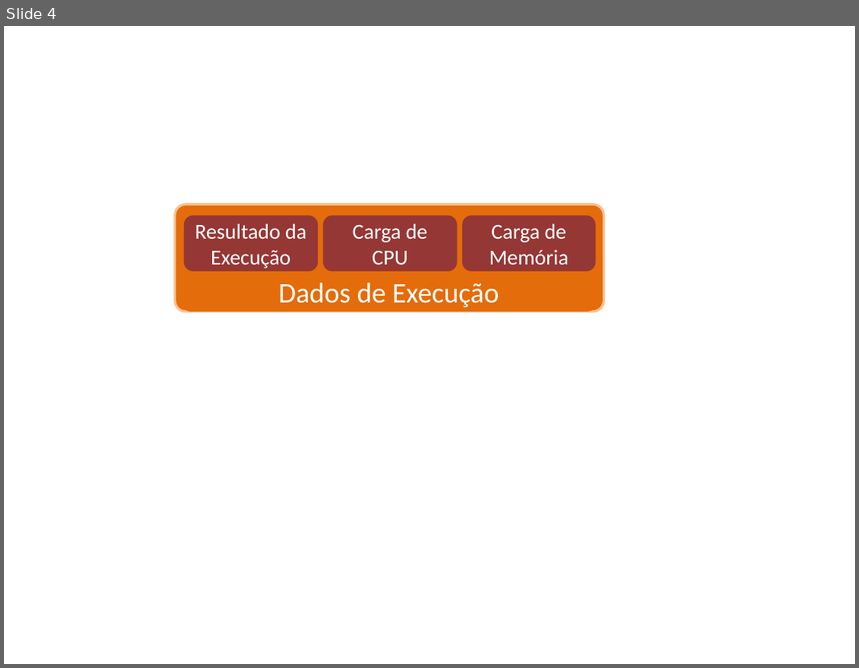
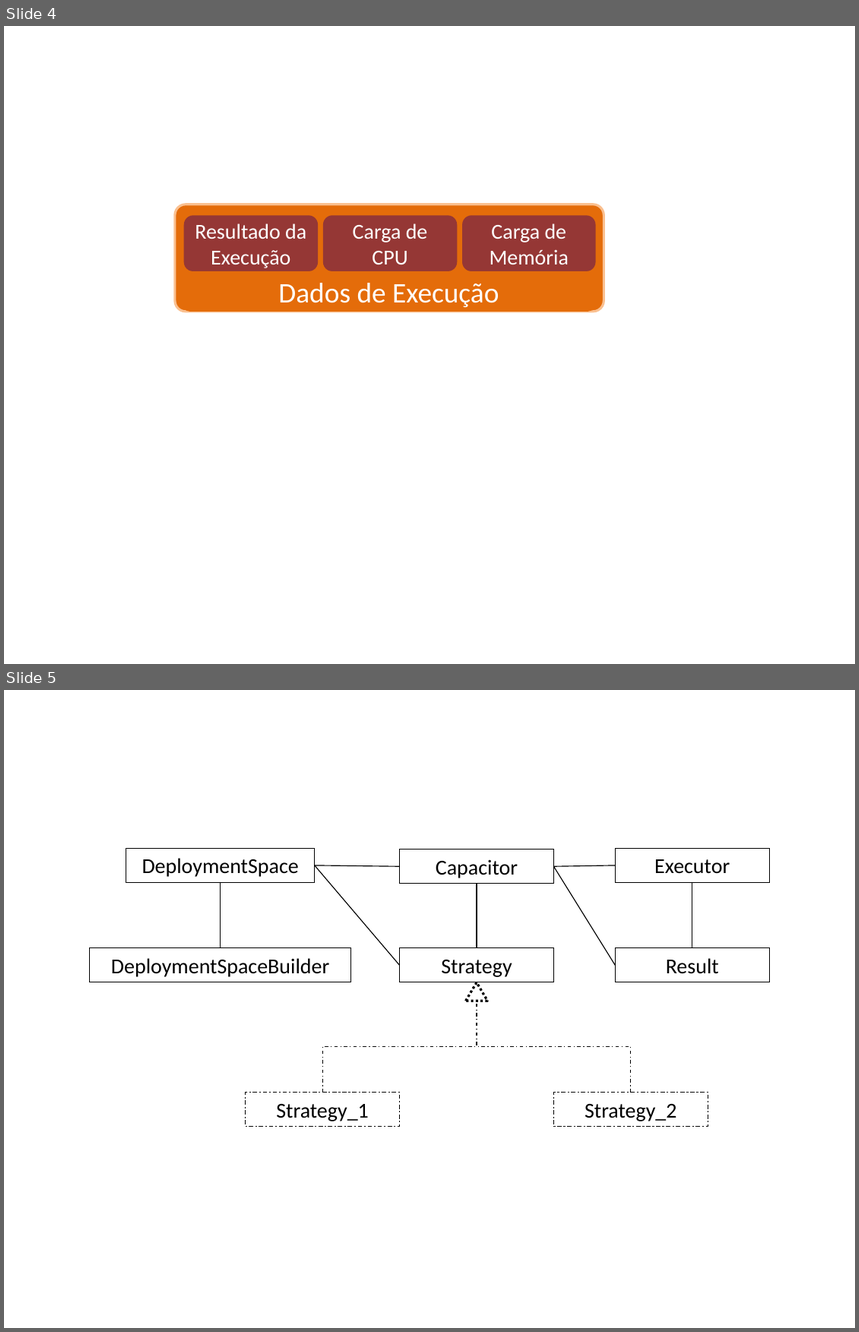
Before and after one commit to marcelocg/Dissertacao, a slide deck: Ilustracoes Dissertacao.pptx. Shown one above the other, each under a label of ours: slide 4 before the commit, slides 4 and 5 after it. The pictures are 859x668 and 859x1332 pixels, drawn with LibreOffice and Linux fonts; fonts in the diff are those of the drawing. Boxes give left, top, right and bottom in pixels: in the first picture for what was removed or moved away, otherwise in the second. Text is boxed around its words. In the diff, an @@ line names an element or a change of style, - is before the commit and + after.

Commit message:
Ilustracao das Classes do CloudCapacitor

```diff
--- a/Ilustracoes Dissertacao.pptx
+++ b/Ilustracoes Dissertacao.pptx
@@ slide 5 added at (4, 690, 855, 1328), background #FFFFFF @@
@@ group added at (90, 848, 769, 1127): 8 rectangles, 7 lines, 2 elbow lines, 1 triangle @@
+Strategy_1
+Strategy_2
+Capacitor
+Strategy
+DeploymentSpace
+DeploymentSpaceBuilder
+Executor
+Result
```
Also in this commit, not shown: 1 other file.
